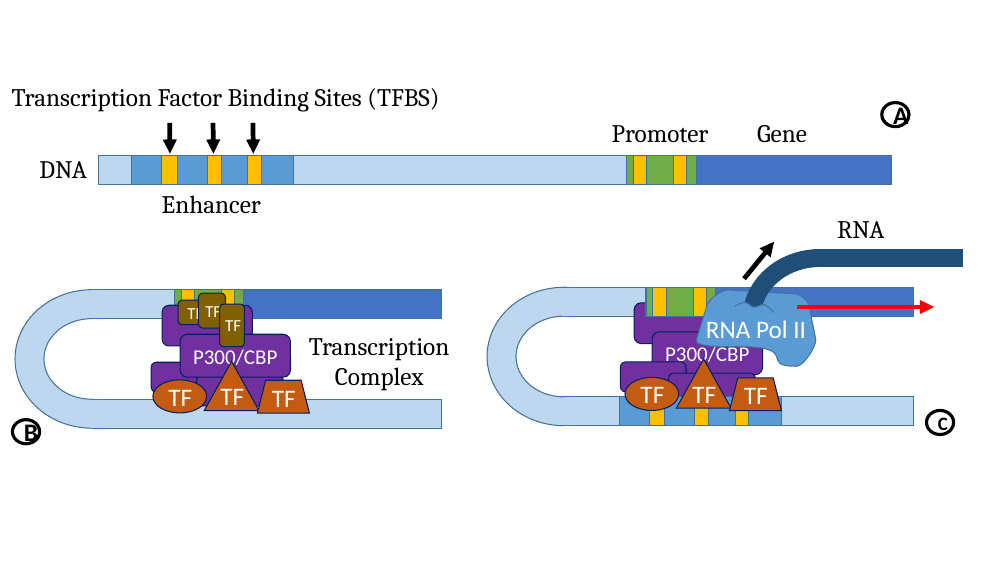
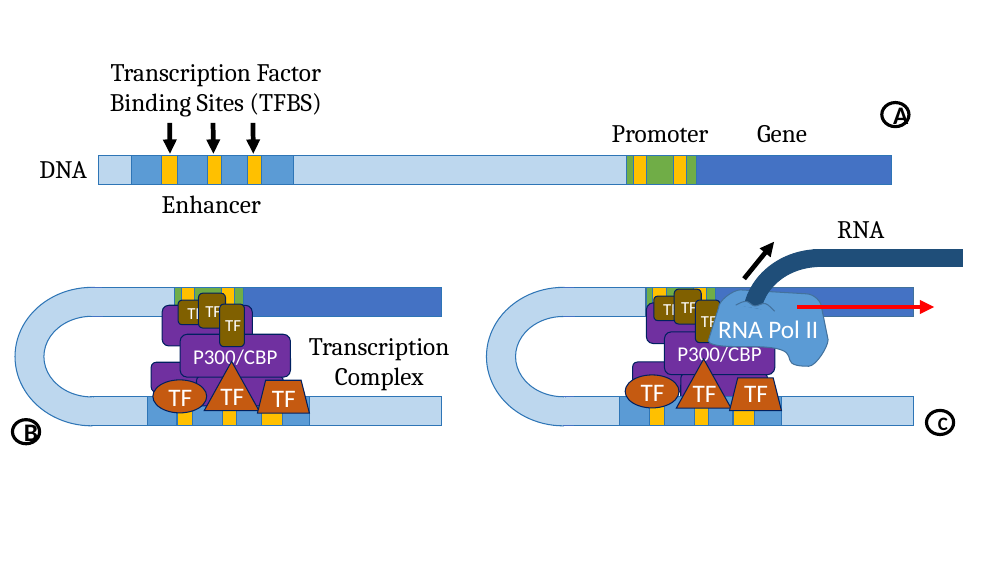
Before and after one commit to David-Taub/HOP-HMM, a slide deck: slide 1 of Help/Figures1.pptx. Drawn at 1008x567 pixels with LibreOffice and Linux fonts; fonts in the diff are those of the drawing. Boxes give left, top, right and bottom in pixels: in the first picture for what was removed or moved away, otherwise in the second. Text is boxed around its words. In the diff, an @@ line names an element or a change of style, - is before the commit and + after.

```diff
--- a/Help/Figures1.pptx
+++ b/Help/Figures1.pptx
@@ text "Transcription Factor Binding Sites (TFBS)" rewrapped from <box>12,88,439,112</box> to <box>110,64,322,117</box> @@
@@ arch (boxed as its full ring) at <box>487,287,640,426</box>: outline #41719C 1 pt to #2E75B6 1 pt; proportions changed @@
@@ size 24 to 16 pt in 3 elements at <box>654,296,689,321</box>, <box>671,284,707,330</box>, <box>691,298,727,344</box> @@
@@ line moved from (103, 319) - (91, 319) to (103, 316) - (91, 316) @@
@@ rounded rectangle "P300/CBP": place and size @@
-rounded rectangle "P300/CBP" at <box>653,332,763,375</box>
+rounded rectangle "P300/CBP" at <box>665,332,775,375</box>
@@ rounded rectangle: place and size @@
-rounded rectangle at <box>621,362,687,392</box>
+rounded rectangle at <box>633,362,699,392</box>
@@ text "TF" rewrapped from <box>633,375,693,413</box> to <box>641,384,665,407</box> @@
@@ 2 rounded rectangles, 1 freeform shape: place and size @@
-2 rounded rectangles, 1 freeform shape at <box>634,290,816,404</box>
+2 rounded rectangles, 1 freeform shape at <box>647,290,828,404</box>
@@ text "TF" rewrapped from <box>737,376,786,414</box> to <box>744,385,768,402</box> @@
@@ line (102, 397) - (91, 397): stroke #4472C4 1 pt to #2E75B6 1 pt @@
@@ outline #43739E 1 pt to #2E75B6 1 pt in 3 elements at <box>94,287,442,316</box>, <box>15,287,169,426</box>, <box>94,397,442,426</box> @@
@@ rectangle at <box>262,397,283,426</box>: outline #BD8E00 1 pt to #2E75B6 1 pt @@
@@ rectangle removed at <box>263,399,277,428</box> @@
@@ outline #41719C 1 pt to #2E75B6 1 pt in 21 elements at <box>132,156,294,185</box>, <box>162,156,178,185</box>, <box>207,156,221,185</box>, <box>248,156,262,185</box>, <box>627,156,892,185</box>, <box>627,156,696,185</box>, <box>674,156,687,185</box>, <box>566,287,914,316</box>, <box>566,397,914,426</box>, <box>619,397,781,426</box>, <box>650,397,665,426</box>, <box>695,397,709,426</box>, <box>647,287,716,316</box>, <box>653,287,667,316</box>, <box>693,287,707,316</box>, <box>98,156,892,185</box>, <box>175,287,244,316</box>, <box>181,287,195,316</box>, <box>222,287,235,316</box>, <box>174,287,442,316</box>, <box>734,397,755,426</box> @@
@@ rectangle: place and size @@
-rectangle at <box>735,397,749,426</box>
+rectangle at <box>734,397,755,426</box>
@@ rectangle removed at <box>734,397,755,426</box> @@
@@ line (102, 426) - (91, 426): stroke #4472C4 1 pt to #2E75B6 1 pt @@
```
Also in this commit, not shown: 5 other slides changed, 1 slide added, 23 other files.
